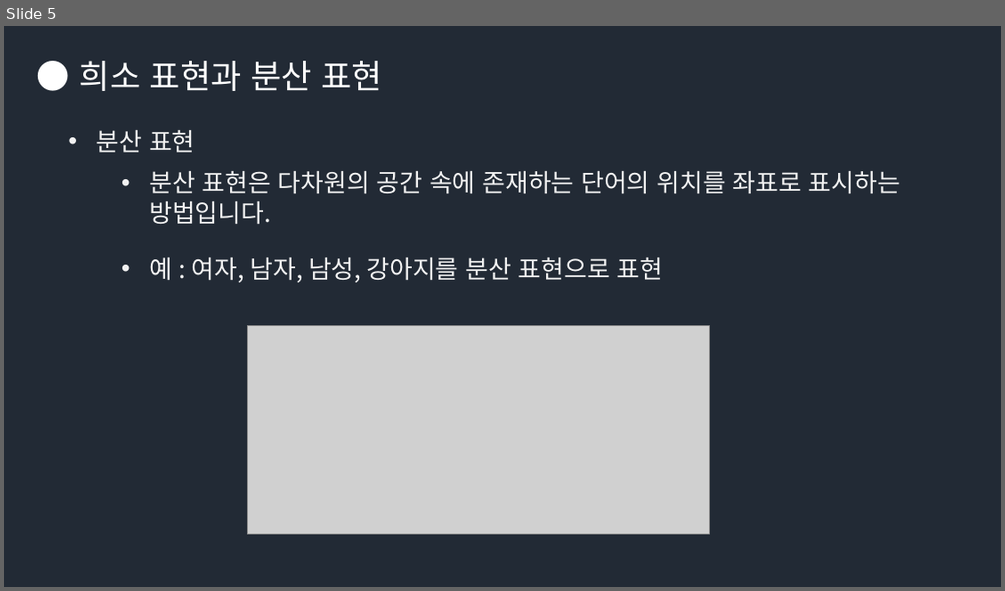
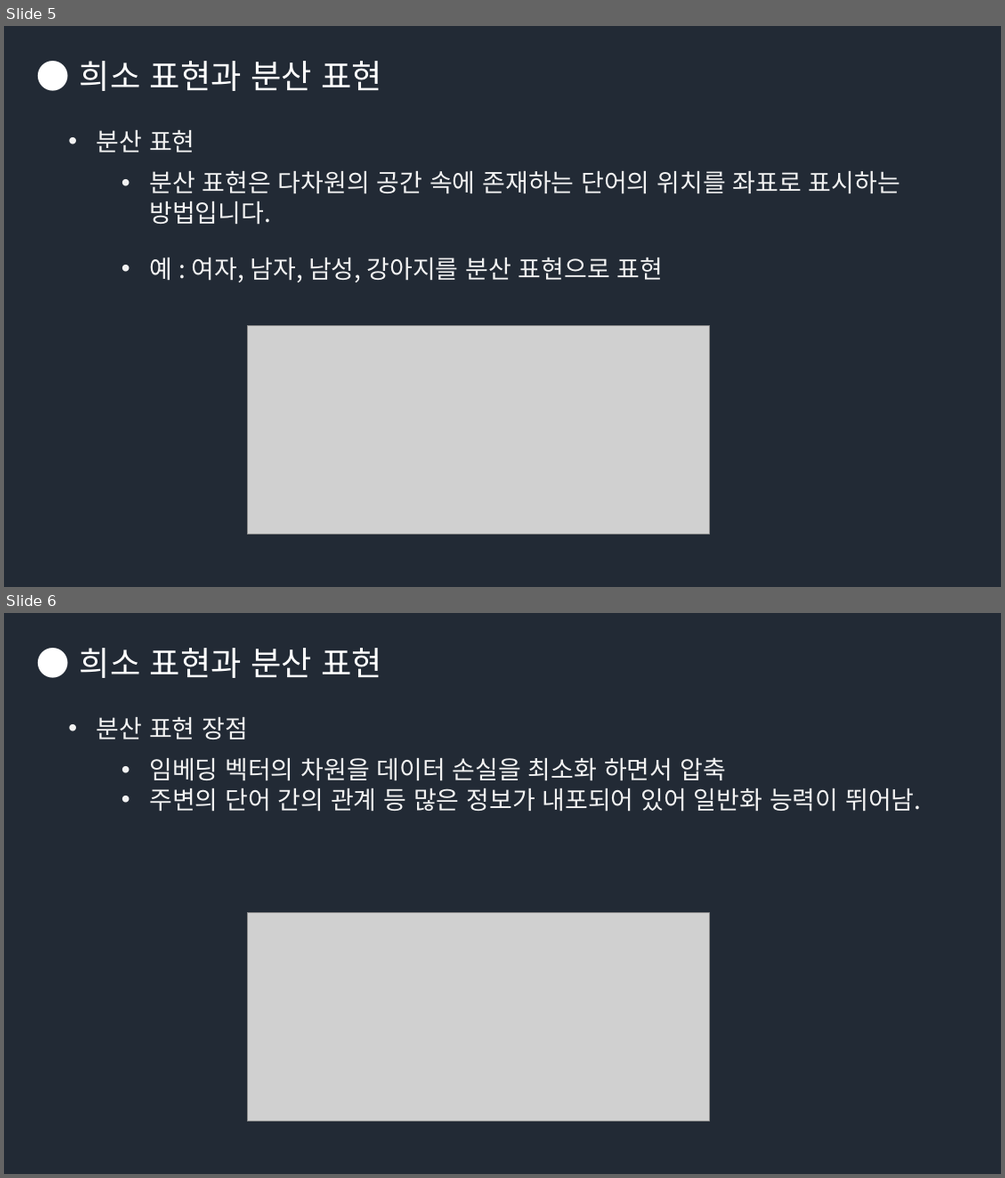
Before and after one commit to Groot-Space/Groot-space.github.io, a slide deck: assets/images/임베딩/임베딩.pptx. Shown one above the other, each under a label of ours: slide 5 before the commit, slides 5 and 6 after it. The pictures are 1005x591 and 1005x1178 pixels, drawn with LibreOffice and Linux fonts; fonts in the diff are those of the drawing; grey boxes stand for pictures. Boxes give left, top, right and bottom in pixels: in the first picture for what was removed or moved away, otherwise in the second. Text is boxed around its words. In the diff, an @@ line names an element or a change of style, - is before the commit and + after.

```diff
--- a/assets/images/임베딩/임베딩.pptx
+++ b/assets/images/임베딩/임베딩.pptx
@@ slide 6 added at [4, 613, 1001, 1174], background #222A35 @@
@@ text added at [80, 648, 383, 678], 32 pt, text #FFFFFF @@
+● 희소 표현과 분산 표현
@@ text added at [97, 717, 249, 739], 24 pt, text #F2F2F2 @@
+• 분산 표현 장점
@@ text added at [149, 757, 921, 811], 24 pt, text #F2F2F2 @@
+• 임베딩 벡터의 차원을 데이터 손실을 최소화 하면서 압축
+• 주변의 단어 간의 관계 등 많은 정보가 내포되어 있어 일반화 능력이 뛰어남.
@@ picture added at [247, 912, 709, 1121] @@
```
Also in this commit, not shown: 8 other slides added, 19 slides removed, 1 other file.
